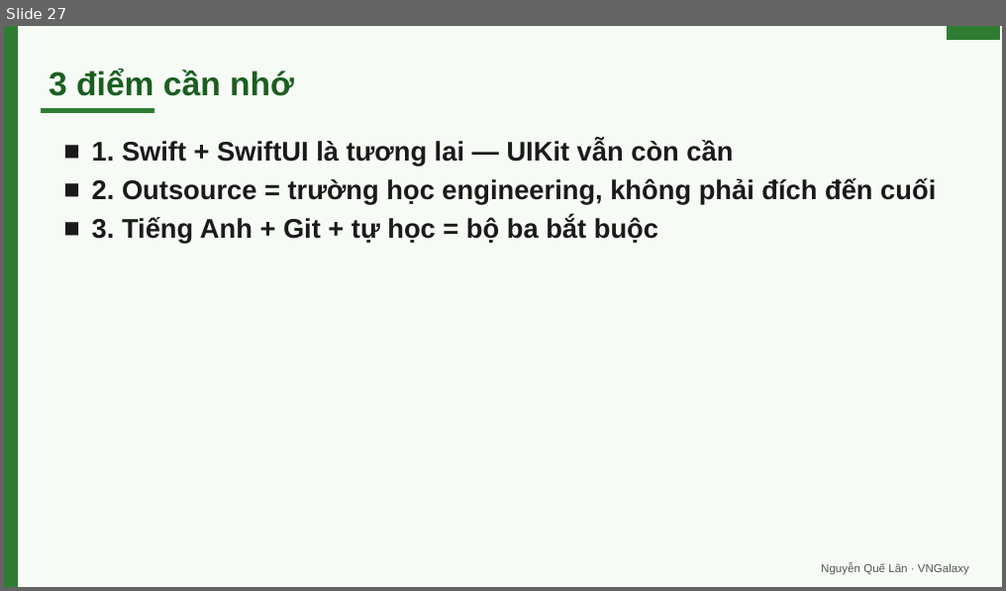
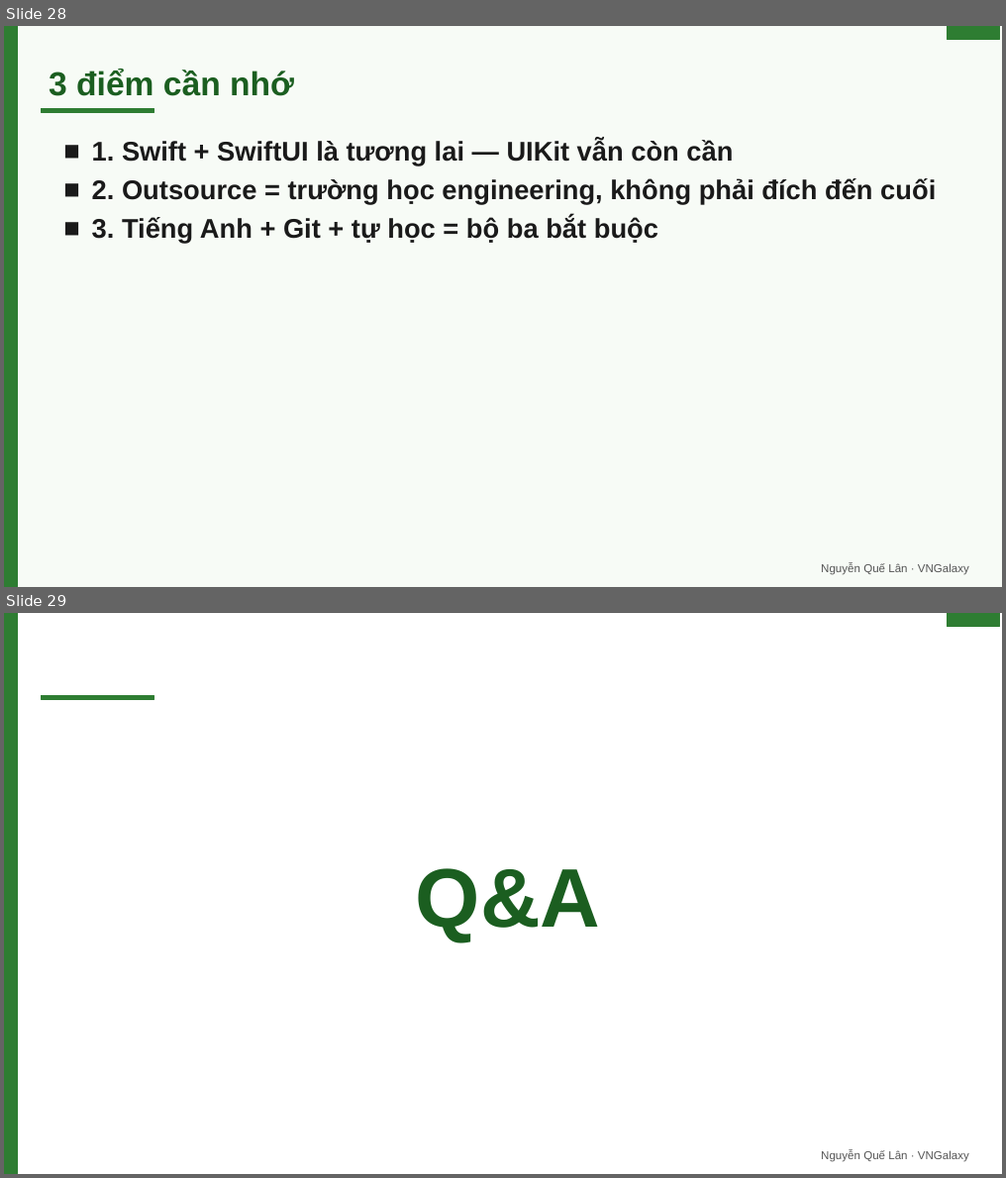
Before and after one commit to lantuyan/vku-semini-01, a slide deck: seminar-ios-vku-ca1.pptx. Shown one above the other, each under a label of ours: slide 27 before the commit, slides 28 and 29 after it. The pictures are 1006x591 and 1006x1178 pixels, drawn with LibreOffice and Linux fonts; fonts in the diff are those of the drawing. Boxes give left, top, right and bottom in pixels: in the first picture for what was removed or moved away, otherwise in the second. Text is boxed around its words. In the diff, an @@ line names an element or a change of style, - is before the commit and + after.

```diff
--- a/seminar-ios-vku-ca1.pptx
+++ b/seminar-ios-vku-ca1.pptx
@@ slide 29 added at [4,613,1002,1174], background #FFFFFF @@
@@ rectangle added at [4,613,18,1174], fill #2E7D32, outline #2E7D32 1 pt @@
@@ rectangle added at [947,613,1000,627], fill #2E7D32, outline #2E7D32 1 pt @@
@@ rectangle added at [42,695,153,700], fill #2E7D32, outline #2E7D32 1 pt @@
@@ text added at [416,868,601,942], 80 pt, text #1B5E20, bold @@
+Q&A
@@ text added at [821,1151,969,1162], 11 pt, text #555555 @@
+Nguyễn Quế Lân · VNGalaxy
@@ what was slide 27 is now slide 28 @@
```
Also in this commit, not shown: 2 other slides added, 24 other files.
